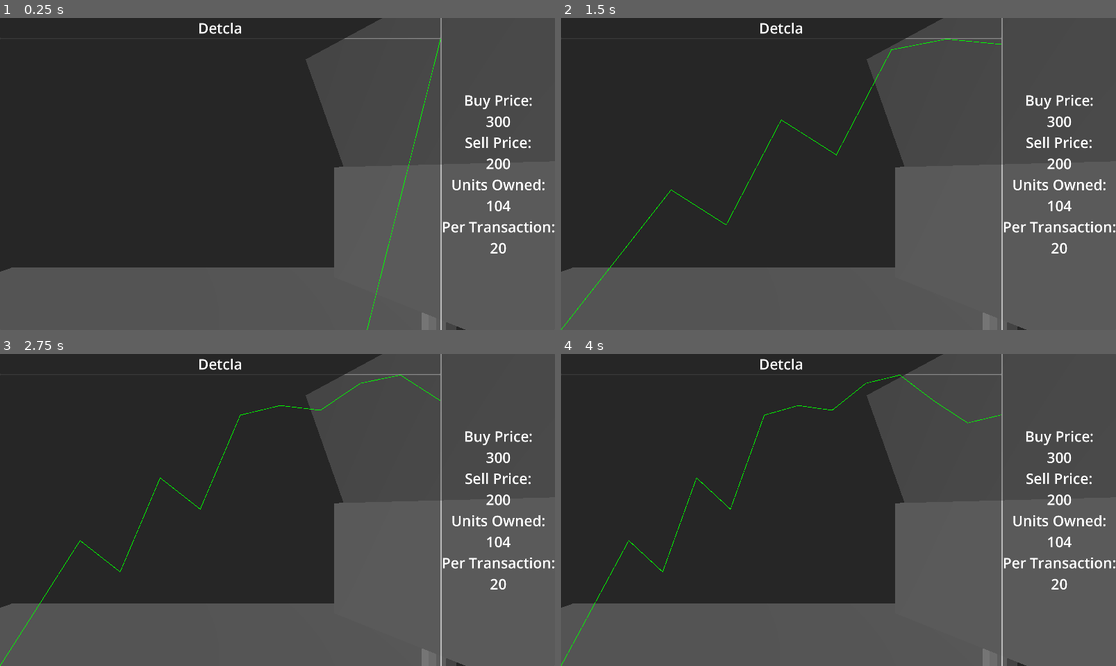
Above: before the commit, frames 1-4 (two rows, left to right).
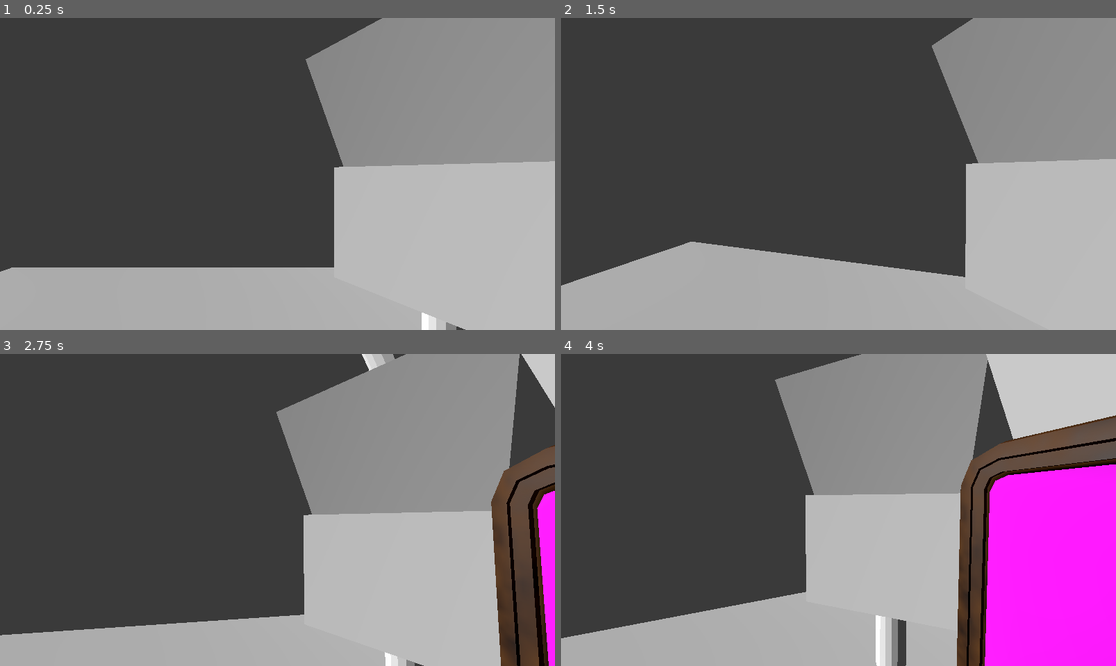
Above: after the commit, the same moments.

Repository: ALP-Games/bubble
Game: Godot game, scene res://Scenes/world_3d.tscn
The game is run twice, just before and just after one commit, with the same random seed, the same clock (stepped at 60 frames per second) and the same inputs.
Inputs (mouse positions are in pixels of both pictures, inside the frame that each line leads up to):
- Up to frame 1 (0.25 s): no input
- Up to frame 2 (1.5 s): tap Enter at 0.5 s; move the mouse to (866, 174) at 0.52 s; move the mouse to (810, 174) at 1.27 s
- Up to frame 3 (2.75 s): tap Space at 2 s; move the mouse to (288, 503) at 2.02 s
- Up to frame 4 (4 s): move the mouse to (832, 516) at 2.77 s; tap Enter at 3.5 s; move the mouse to (877, 513) at 3.52 s

The runs differ from the first frame. In frame 1, 52% of the frame differs, in the area x 0-100%, y 0-100%; in frame 2, 49%; in frame 3, 53%; in frame 4, 64%.

Commit message:
monitor changes

Diff:
--- a/Scenes/monitor.tscn
+++ b/Scenes/monitor.tscn
@@ -88,9 +88,14 @@
 "Red_Press": SubResource("Animation_4eeip")
 }
 
-[sub_resource type="StandardMaterial3D" id="StandardMaterial3D_x262f"]
+[sub_resource type="ViewportTexture" id="ViewportTexture_xjnio"]
+viewport_path = NodePath("SubViewport")
 
-[sub_resource type="ArrayMesh" id="ArrayMesh_610tb"]
+[sub_resource type="StandardMaterial3D" id="StandardMaterial3D_xyums"]
+resource_local_to_scene = true
+albedo_texture = SubResource("ViewportTexture_xjnio")
+
+[sub_resource type="ArrayMesh" id="ArrayMesh_28tfp"]
 _surfaces = [{
 "aabb": AABB(-1.09878, -0.574977, -0.804013, 0.21818, 1.14995, 1.60803),
 "format": 34896613377,
@@ -113,14 +118,14 @@
 "index_count": 216,
 "index_data": PackedByteArray("LgAZABYALgAvABkAIAAOAB8AIAAFAA4ALQARABMALQAqABEAMAAWABsAMAAuABYAHgAvAC4AHgAfAC8AAgApAAwA …(491 unchanged characters)…
 "lods": [0.115378, PackedByteArray("IAAOAB8AHQAgAB8AIAAFAA4AIQAdAB8ABQADAA4ABQAEAAMADgADACoADgAqAC8AHwAOAC8ALwAqABEAIQA …(480 unchanged characters)…
-"material": SubResource("StandardMaterial3D_x262f"),
+"material": SubResource("StandardMaterial3D_xyums"),
 "primitive": 3,
 "uv_scale": Vector4(0, 0, 0, 0),
 "vertex_count": 67,
 "vertex_data": PackedByteArray("//8UBZ8DfeH//wAAaAxV1P//RxEAAEzl/////2gMptX//+r6nwNh3P//t+4AABXl//8UBV/8d6j//wAAlvNmuv/ …(987 unchanged characters)…
 }]
 blend_shape_mode = 0
-shadow_mesh = SubResource("ArrayMesh_610tb")
+shadow_mesh = SubResource("ArrayMesh_28tfp")
 
 [node name="Monitor" type="Node3D"]
 
@@ -164,10 +169,10 @@
 [node name="Screen2" type="Node3D" parent="."]
 
 [node name="Screen" type="MeshInstance3D" parent="Screen2"]
-mesh = SubResource("ArrayMesh_314wc")
+mesh = SubResource("ArrayMesh_rkt8l")
 skeleton = NodePath("")
 
 [node name="SubViewport" type="SubViewport" parent="."]
-size = Vector2i(800, 600)
+size = Vector2i(1152, 864)
 
 [node name="StockUI" parent="SubViewport" instance=ExtResource("3_e8ho8")]
--- a/Scenes/world_3d.tscn
+++ b/Scenes/world_3d.tscn
@@ -2,7 +2,7 @@
 
 [ext_resource type="PackedScene" uid="uid://d4ek7o4r32c2" path="res://Scenes/player.tscn" id="1_3xj3b"]
 [ext_resource type="PackedScene" uid="uid://c1kbkxe0dic6f" path="res://Assets/Blockout.glb" id="2_dmqej"]
-[ext_resource type="PackedScene" uid="uid://c8bmfd2hy7x7g" path="res://UI/stock_ui.tscn" id="3_5y687"]
+[ext_resource type="PackedScene" uid="uid://ddri64sk3ke7j" path="res://Scenes/monitor.tscn" id="3_qc2cn"]
 
 [sub_resource type="Environment" id="Environment_j4f23"]
 background_mode = 1
@@ -22,4 +22,5 @@
 [node name="DirectionalLight3D" type="DirectionalLight3D" parent="WorldEnvironment"]
 transform = Transform3D(-0.102044, 0.449002, -0.887685, 0.473427, 0.806729, 0.353631, 0.874902, -0.384168, -0.294892, -3.31199, 3.19832, 1.17216)
 
-[node name="StockUI" parent="." instance=ExtResource("3_5y687")]
+[node name="Monitor" parent="." instance=ExtResource("3_qc2cn")]
+transform = Transform3D(1, 0, 0, 0, 1, 0, 0, 0, 1, 4.46673, 3.22242, 0.156736)
Not shown: 2 places in Scenes/monitor.tscn that only renumber resources
